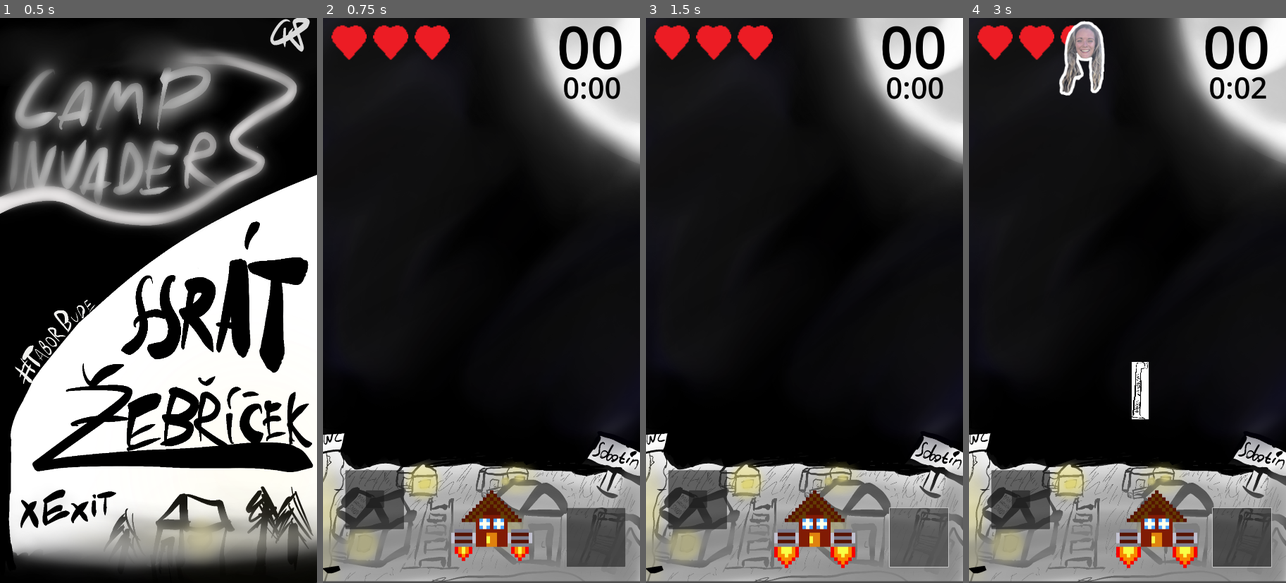
Above: before the commit, frames 1-4 (left to right).
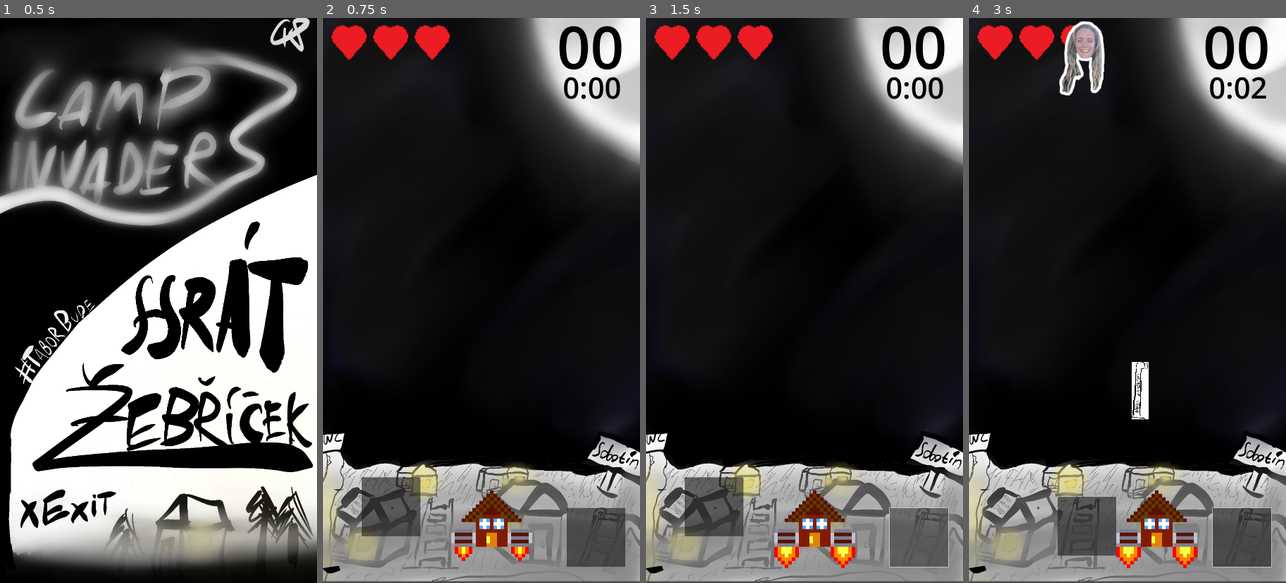
Above: after the commit, the same moments.

Repository: Honzapkcz/camp-invaders
Game: Godot game, scene res://Scenes/main_menu.tscn
Same seed, same stepped clock (60 frames per second), same inputs: the game is played once before the commit and once after it.
Inputs (mouse positions are in pixels of both pictures, inside the frame that each line leads up to; where the layout moved, square brackets give the same spot in the first picture):
- Up to frame 1 (0.5 s): no input
- Up to frame 2 (0.75 s): click (481, 300) at 0.5 s
- Up to frame 3 (1.5 s): click (918, 537) at 1.25 s
- Up to frame 4 (3 s): click (1038, 509) [1019, 498] at 2 s; move the mouse to (1197, 272) at 2.77 s; hold Right (Right) from 2.78 s (still down); tap Space (Fire) at 2.85 s; click (1197, 272) at 2.92 s

Frame 1 is identical in both runs. In frame 2, 1.4% of the frame differs, in the area x 6-31%, y 80-92%; in frame 3, 1.4%; in frame 4, 3.8%, in the area x 6-47%, y 80-96%.
Error before the commit: Invalid operands 'Vector2' and 'int' in operator '+'. (res://Scripts/game_hud.gd:56)

Commit message:
game_hud.gd: Making the joistick work properly

Diff:
--- a/src/Scenes/game_hud.tscn
+++ b/src/Scenes/game_hud.tscn
@@ -72,14 +72,14 @@
 
 [node name="JoistickButton" type="Button" parent="."]
 layout_mode = 0
-offset_left = 146.0
-offset_top = 1605.0
-offset_right = 208.0
-offset_bottom = 1665.0
+offset_left = 232.0
+offset_top = 1661.0
+offset_right = 240.0
+offset_bottom = 1669.0
 
 [node name="Tip" type="Button" parent="JoistickButton"]
 layout_mode = 0
-offset_left = -70.0
-offset_top = -68.0
-offset_right = 130.0
-offset_bottom = 132.0
+offset_left = -100.0
+offset_top = -100.0
+offset_right = 100.0
+offset_bottom = 100.0
--- a/src/Scripts/game_hud.gd
+++ b/src/Scripts/game_hud.gd
@@ -50,10 +50,10 @@
 	get_viewport().set_input_as_handled()
 
 func _move_tip(new_position: Vector2):
-	$JoistickButton/Tip.global_position = new_position - $JoistickButton/Tip.pivot_offset * $JoistickButton.get_global_transform_with_canvas().get_scale()
+	$JoistickButton/Tip.global_position = new_position - $JoistickButton/Tip.pivot_offset * 200
 
 func _update_joystick(touch_position: Vector2):
-	var center : Vector2 = $JoistickButton.global_position + 30
+	var center : Vector2 = $JoistickButton.global_position + Vector2(30, 30)
 	var vector : Vector2 = touch_position - center
 	vector = vector.limit_length(clampzone_size)
 
--- a/src/project.godot
+++ b/src/project.godot
@@ -78,7 +78,6 @@
 [input_devices]
 
 pointing/emulate_touch_from_mouse=true
-pointing/emulate_mouse_from_touch=false
 
 [layer_names]
 
Not shown, changed: src/export_presets.cfg
